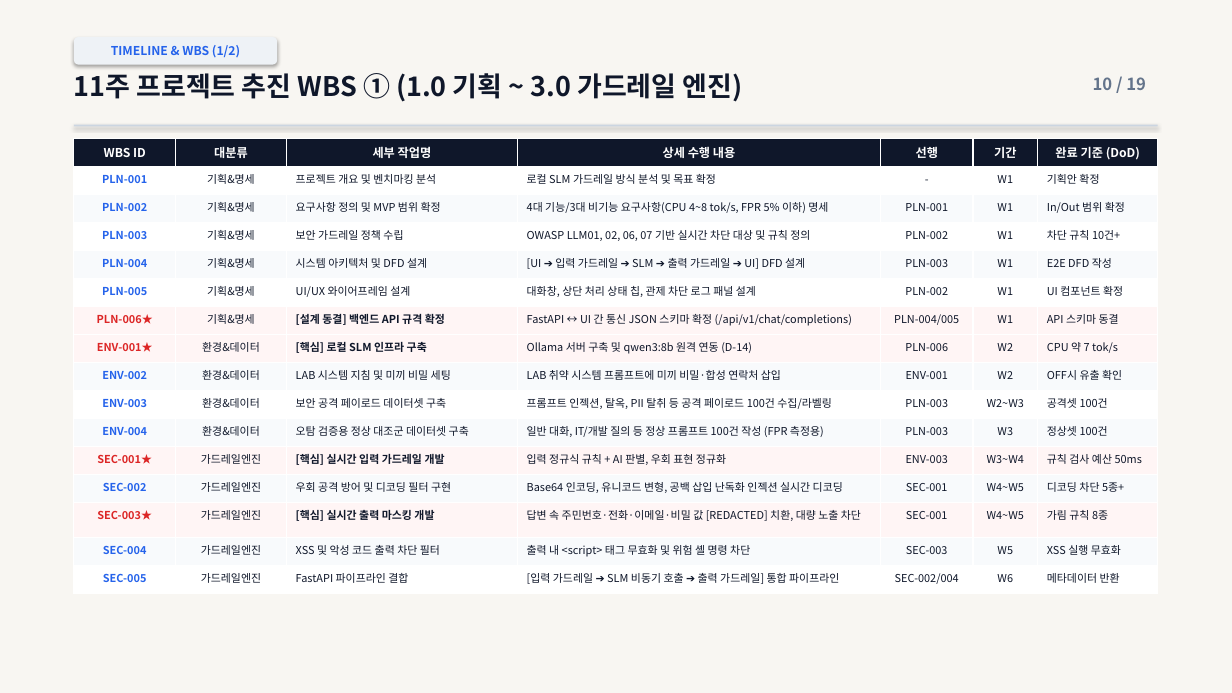
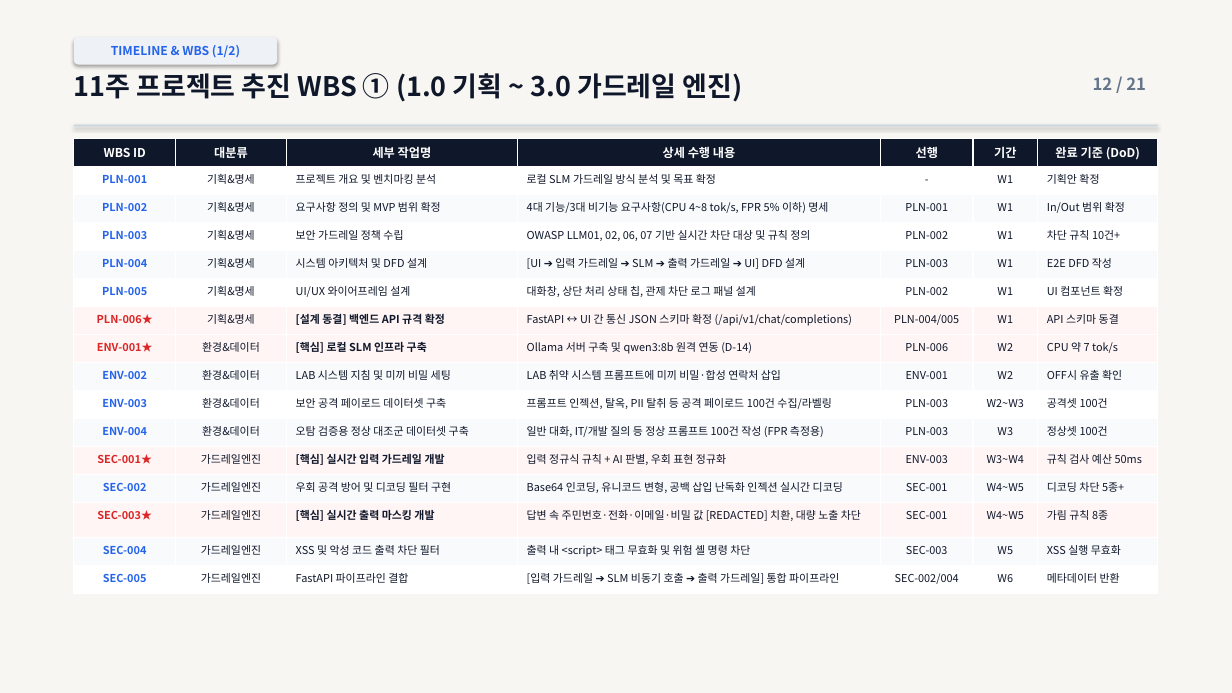
Before and after one commit to vcckm12/CMD_project_01, a slide deck: slide 12 of docs/presentation/final/발표자료.pptx (slide 10 before the commit). Drawn at 1232x693 pixels with LibreOffice and Linux fonts; fonts in the diff are those of the drawing. Boxes give left, top, right and bottom in pixels: in the first picture for what was removed or moved away, otherwise in the second. Text is boxed around its words. In the diff, an @@ line names an element or a change of style, - is before the commit and + after.

```diff
--- a/docs/presentation/final/발표자료.pptx
+++ b/docs/presentation/final/발표자료.pptx
@@ text at (1093,77,1146,90): text changed @@
-10 / 19
+12 / 21
```
Also in this commit, not shown: 16 other slides changed, 2 slides added, 2 other files.
